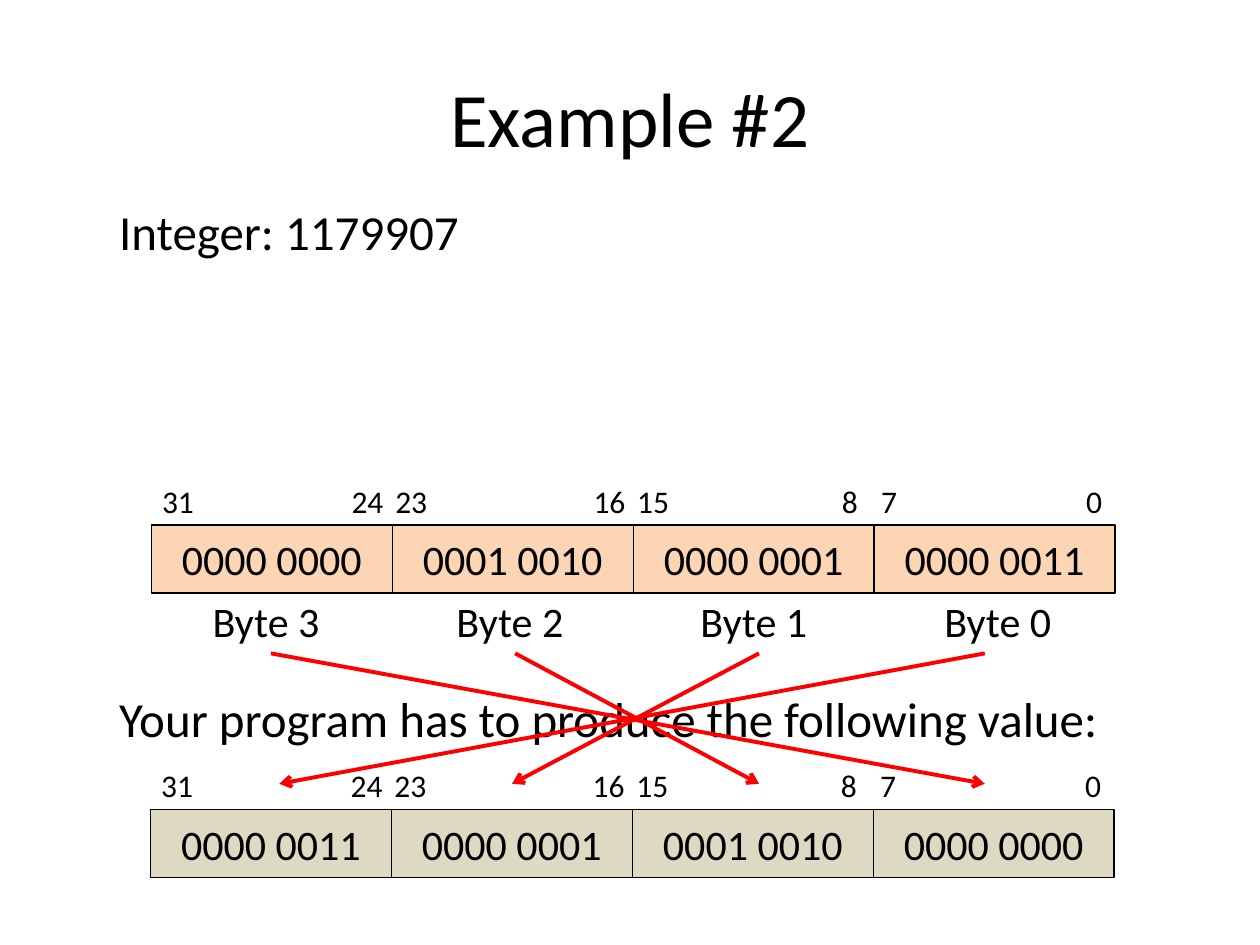
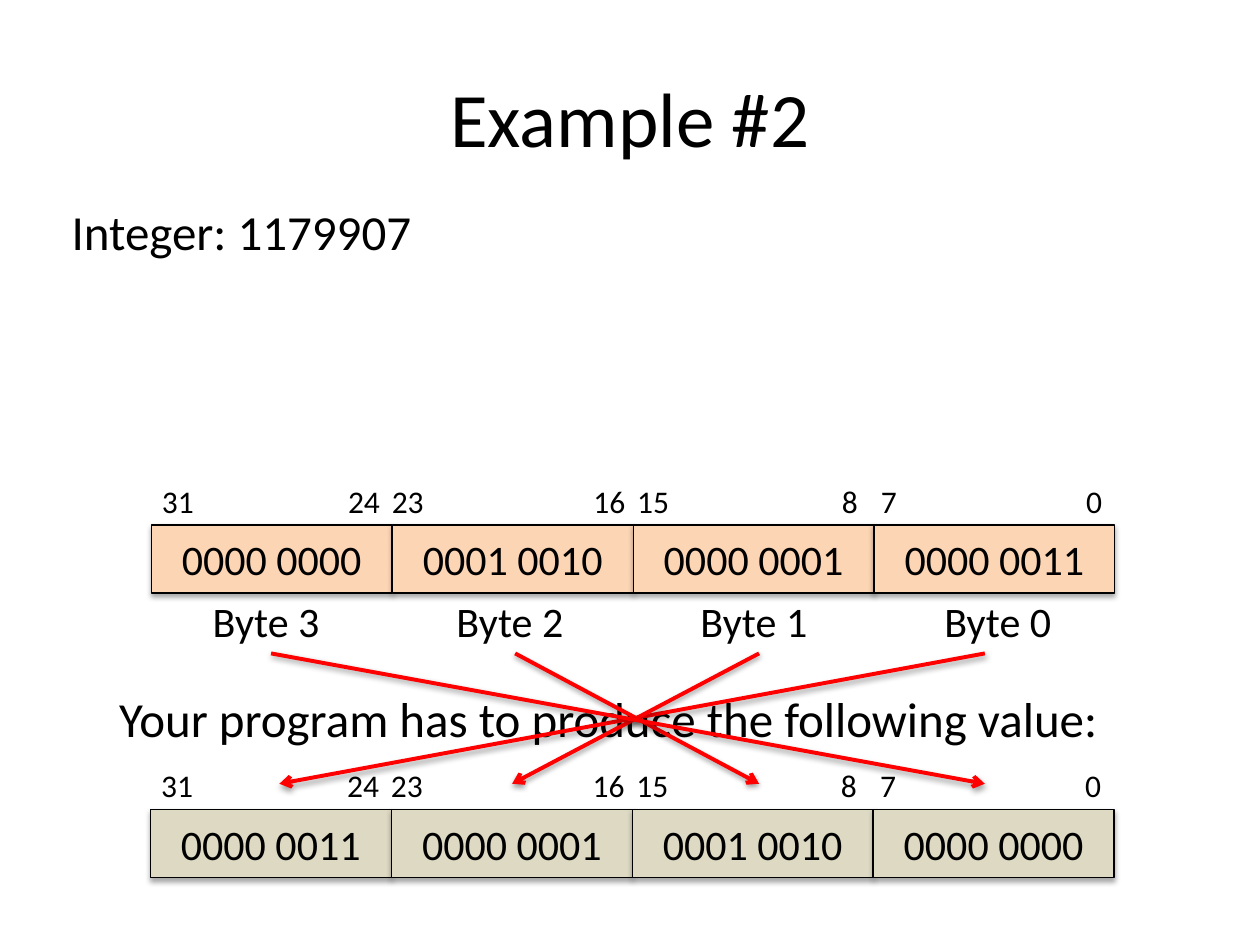
Before and after one commit to cmput229/Lab_Intro, a slide deck: slide 10 of resources/slides/class.pptx. Drawn at 1260x945 pixels with LibreOffice and Linux fonts; fonts in the diff are those of the drawing. Boxes give left, top, right and bottom in pixels: in the first picture for what was removed or moved away, otherwise in the second. Text is boxed around its words. In the diff, an @@ line names an element or a change of style, - is before the commit and + after.

```diff
--- a/resources/slides/class.pptx
+++ b/resources/slides/class.pptx
@@ text "Integer: 1179907": place and size @@
-text "Integer: 1179907" at (119,218,459,259)
+text "Integer: 1179907" at (72,218,412,259)
@@ text "24": place and size @@
-text "24" at (352,492,384,513)
+text "24" at (348,492,380,513)
@@ arrow removed from (271, 654) to (985, 784) @@
@@ freeform shape added at (272,653,985,783), outline #FF0000 2.24 pt @@
@@ arrow removed from (985, 654) to (280, 784) @@
@@ freeform shape added at (280,654,985,784), outline #FF0000 2.24 pt @@
@@ arrow removed from (759, 654) to (512, 784) @@
@@ freeform shape added at (512,653,759,783), outline #FF0000 2.24 pt @@
@@ arrow removed from (515, 654) to (759, 784) @@
@@ freeform shape added at (515,655,759,784), outline #FF0000 2.24 pt @@
@@ text "24": place and size @@
-text "24" at (351,771,383,797)
+text "24" at (347,771,379,797)
@@ text "7" rewrapped from (880,776,896,797) to (880,771,896,797) @@
@@ shadow on in 8 elements at (151,525,392,593), (392,525,633,593), (634,525,874,593), (874,525,1115,593), (150,810,391,878), (392,810,633,878), (633,810,873,878), (873,810,1114,878) @@
```
Also in this commit, not shown: 12 other slides changed, 8 other files.
